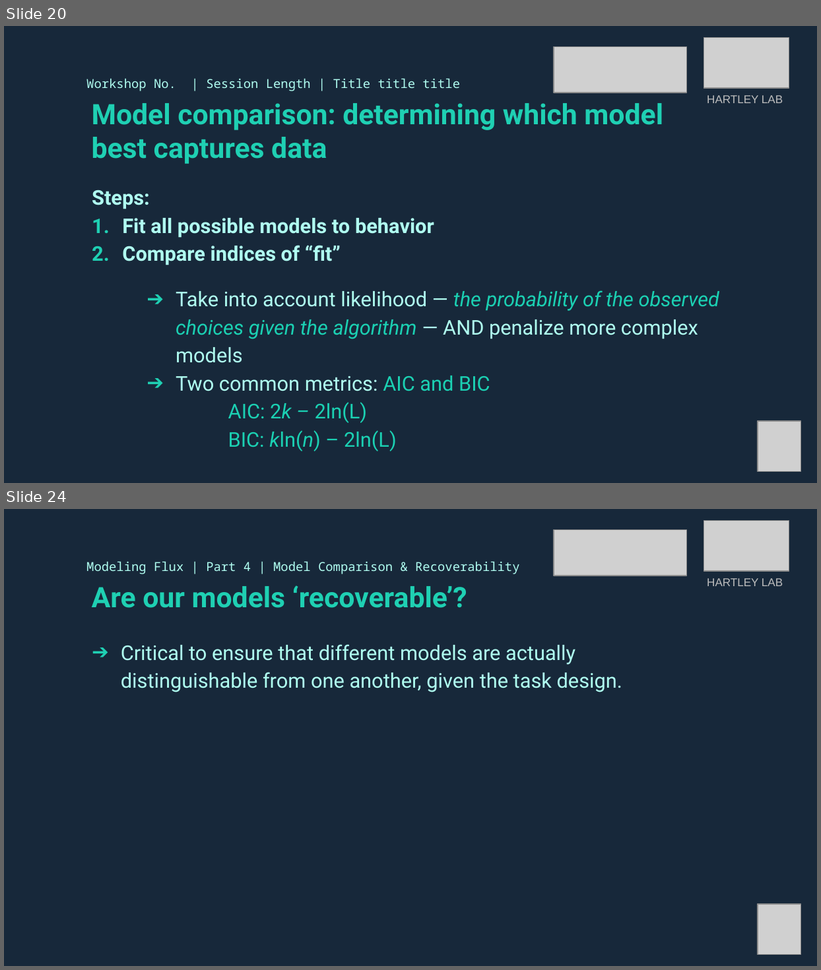
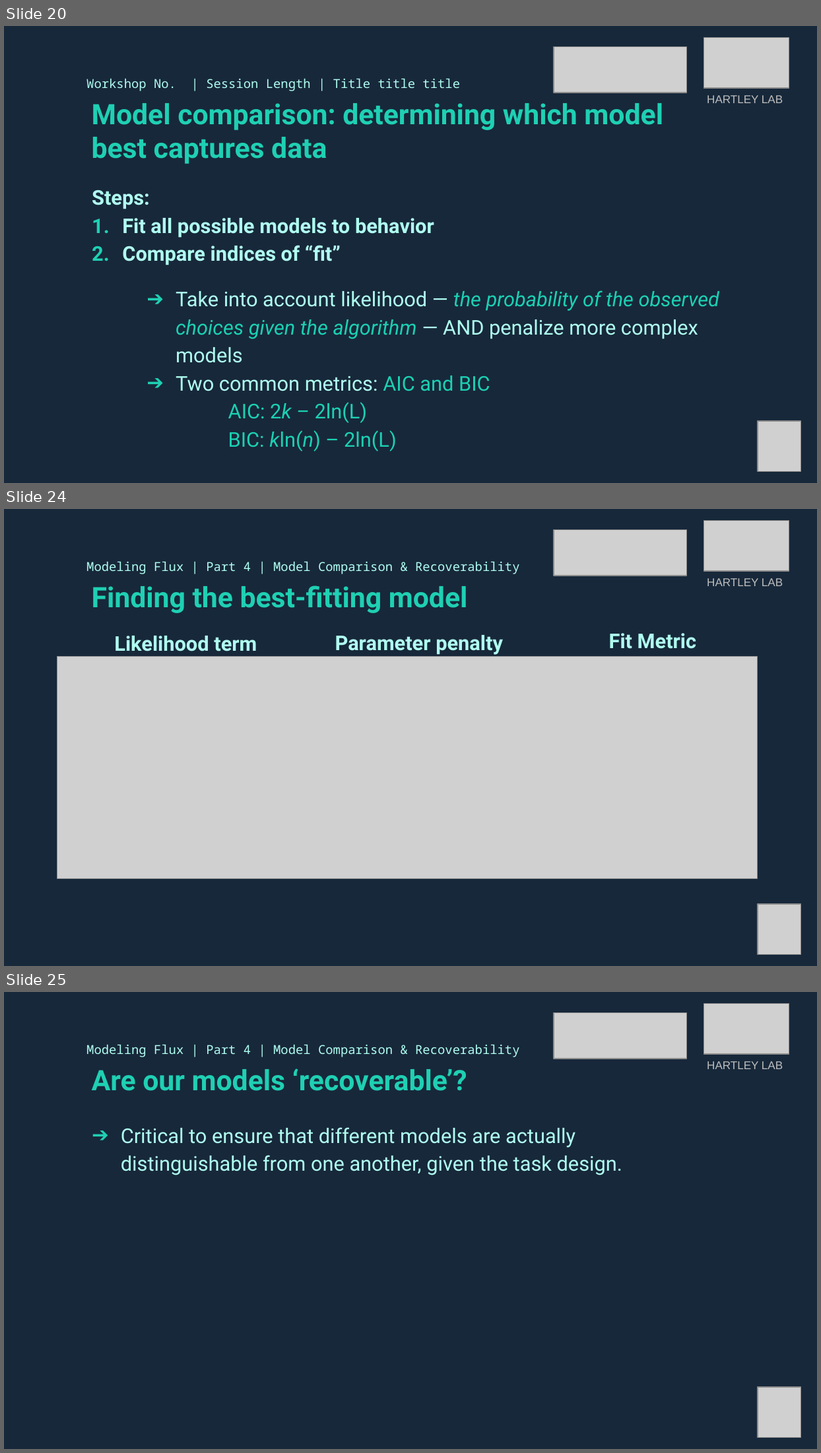
Before and after one commit to DevComPsy/2021FluxCompModellingWorkshop, a slide deck: SectionD/Flux_GroupD_combined.pptx. Shown one above the other, each under a label of ours: slides 20 and 24 before the commit, slides 20, 24 and 25 after it; the slides between them are not shown. The pictures are 821x970 and 821x1453 pixels, drawn with LibreOffice and Linux fonts; fonts in the diff are those of the drawing; grey boxes stand for pictures. Boxes give left, top, right and bottom in pixels: in the first picture for what was removed or moved away, otherwise in the second. Text is boxed around its words. In the diff, an @@ line names an element or a change of style, - is before the commit and + after.

```diff
--- a/SectionD/Flux_GroupD_combined.pptx
+++ b/SectionD/Flux_GroupD_combined.pptx
@@ slide 24 added at (4,509,817,966), background #17283A @@
@@ picture added at (704,520,789,571) @@
@@ picture added at (554,530,686,576) @@
@@ text added at (86,561,519,574), 11 pt, text #B0FEF1 @@
+Modeling Flux | Part 4 | Model Comparison & Recoverability
@@ title added at (92,586,468,613), 25 pt, text #1FD0B3, bold @@
+Finding the best-fitting model
@@ text added at (707,578,783,586), 10 pt, text #BDBDBD @@
+HARTLEY LAB
@@ text added at (114,636,257,652), 18 pt, text #B0FEF1, bold @@
+Likelihood term
@@ text added at (335,635,503,655), 18 pt, text #B0FEF1, bold @@
+Parameter penalty
@@ text added at (609,633,696,649), 18 pt, text #B0FEF1, bold @@
+Fit Metric
@@ picture added at (57,656,758,879) @@
@@ picture added at (758,904,801,955) @@
@@ what was slide 24 is now slide 25 @@
```
Also in this commit, not shown: 3 slides changed.
